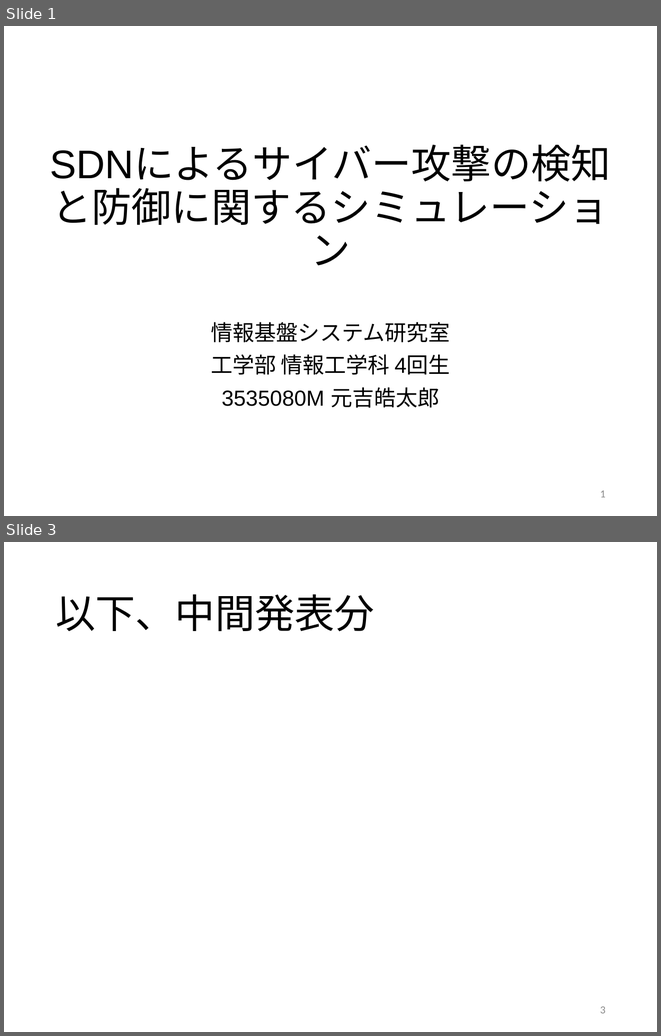
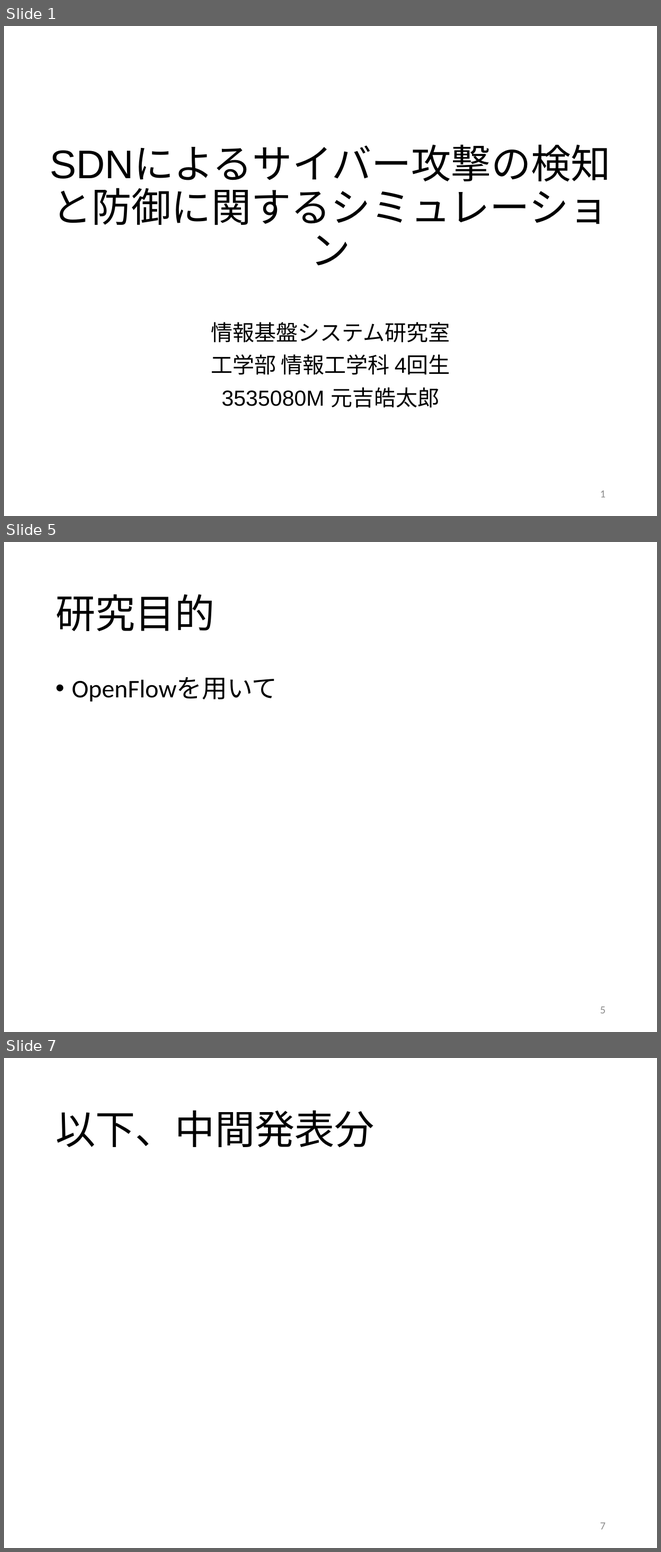
Before and after one commit to Kotaro-MOTOYOSHI/-, a slide deck: PresentationSlide.pptx. Shown one above the other, each under a label of ours: slides 1 and 3 before the commit, slides 1, 5 and 7 after it; the slides between them are not shown. The pictures are 661x1036 and 661x1552 pixels, drawn with LibreOffice and Linux fonts; fonts in the diff are those of the drawing. Boxes give left, top, right and bottom in pixels: in the first picture for what was removed or moved away, otherwise in the second. Text is boxed around its words. In the diff, an @@ line names an element or a change of style, - is before the commit and + after.

```diff
--- a/PresentationSlide.pptx
+++ b/PresentationSlide.pptx
@@ slide 5 added at [4, 542, 657, 1032], background #FFFFFF @@
@@ title added at [55, 594, 215, 631], 44 pt, text #000000 @@
+研究目的
@@ text added at [72, 677, 277, 702], 28 pt, text #000000 @@
+• OpenFlowを用いて
@@ page number added at [600, 1006, 606, 1013], 12 pt, text #8C8C8C @@
+5
@@ what was slide 3 is now slide 7 @@
@@ page number at [600, 1522, 606, 1529]: text changed @@
-3
+7
```
Also in this commit, not shown: 1 slide changed, 3 other slides added, 2 slides removed, 2 other files.
